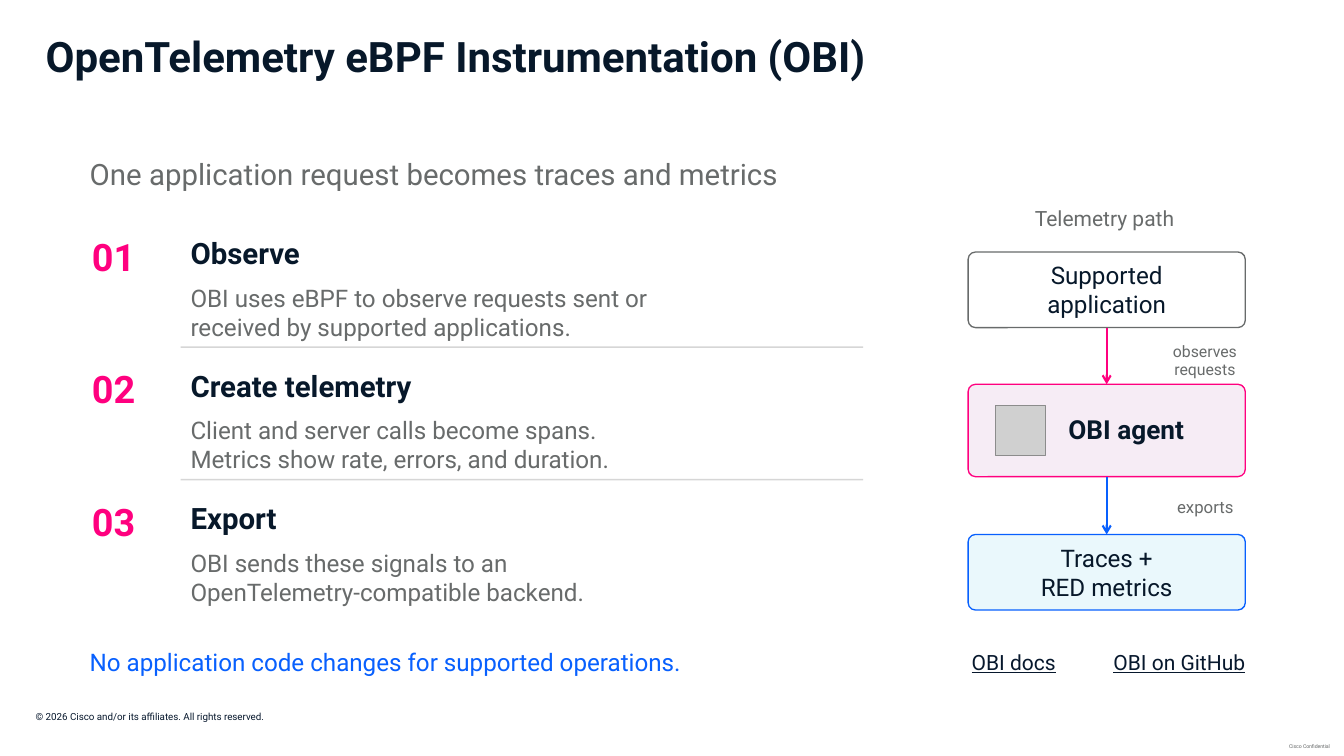
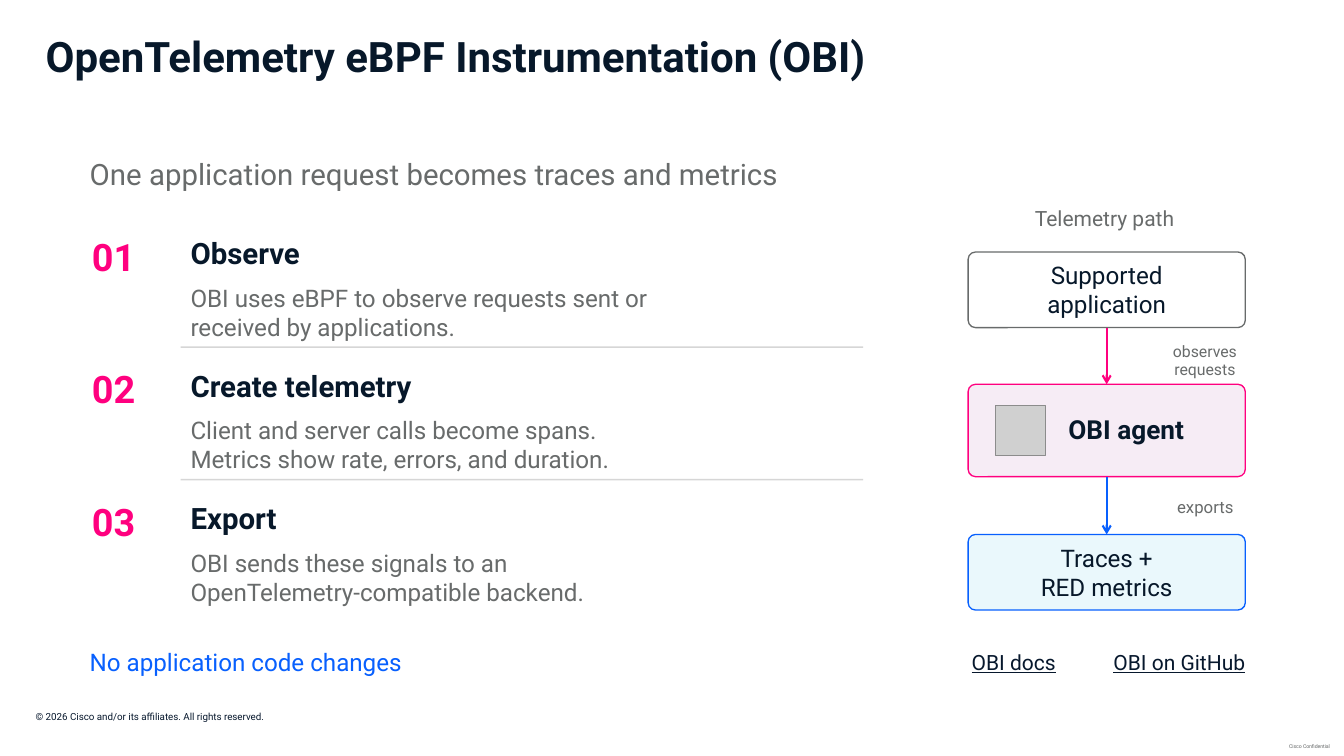
Before and after one commit to ajimenez1503/cilium-obi-demo, a slide deck: slide 3 of slides/cilium-obi-session-deck-latest.pptx. Drawn at 1344x756 pixels with LibreOffice and Linux fonts; fonts in the diff are those of the drawing; grey boxes stand for pictures; background and template pictures are left out. Boxes give left, top, right and bottom in pixels: in the first picture for what was removed or moved away, otherwise in the second. Text is boxed around its words. In the diff, an @@ line names an element or a change of style, - is before the commit and + after.

```diff
--- a/slides/cilium-obi-session-deck-latest.pptx
+++ b/slides/cilium-obi-session-deck-latest.pptx
@@ text at [191, 318, 455, 341]: text changed @@
-received by supported applications.
+received by applications.
@@ text at [90, 653, 401, 676]: text changed @@
-No application code changes for supported operations.
+No application code changes
```
Also in this commit, not shown: 2 other slides changed, 1 slide added, 1 other file.
